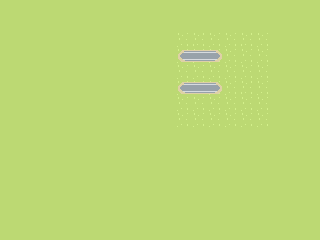
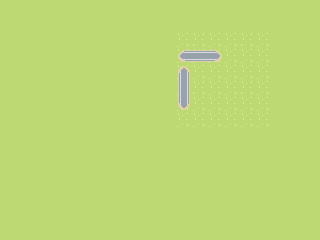
Layer changes from the first 320 × 240 image to the second:
painted on "road copy 2" over [178, 66, 222, 110]
